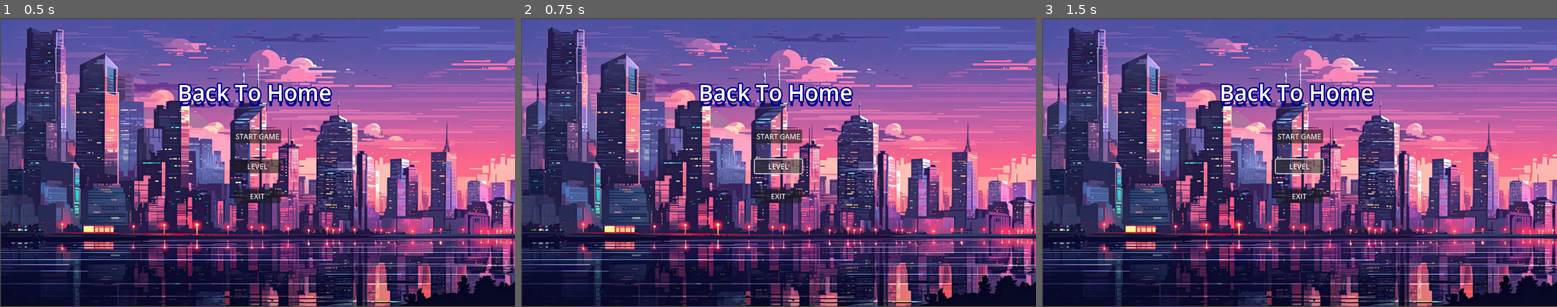
Above: before the commit, frames 1-3 (left to right).
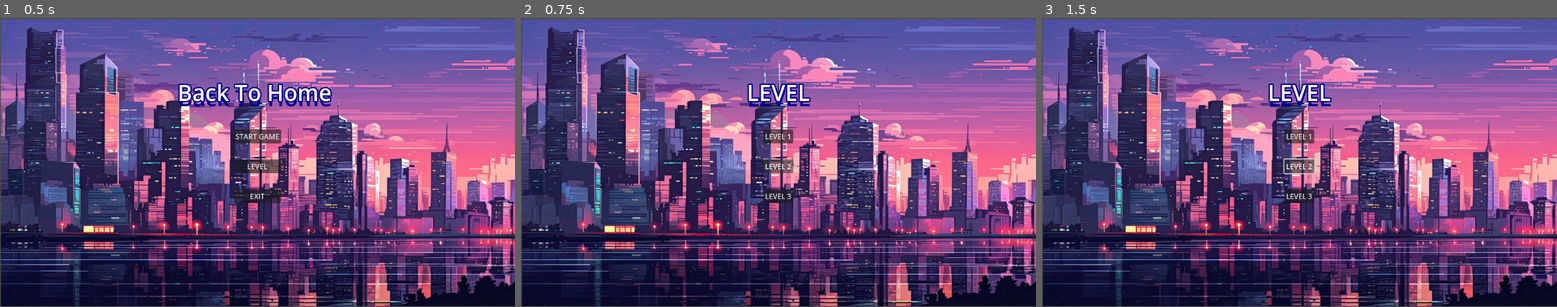
Above: after the commit, the same moments.

Repository: Muskinator/BackToHome
Game: Godot game, scene res://Scene/main_menu.tscn
Two runs of this game, one before a commit and one after it. Both use one fixed random seed, a clock stepped at 60 frames per second and the inputs below.
Inputs:
- Up to frame 1 (0.5 s): no input
- Up to frame 2 (0.75 s): click "LEVEL" at 0.5 s
- Up to frame 3 (1.5 s): click "LEVEL" (after the commit: "LEVEL 2") at 1.25 s

Frame 1 is identical in both runs. In frame 2, 2.3% of the frame differs, in the area x 34-65%, y 22-65%; in frame 3, 2.3%.

Commit message:
main level

Diff:
--- /dev/null
+++ b/Scene/main_level.tscn
@@ -0,0 +1,94 @@
+[gd_scene load_steps=3 format=3 uid="uid://d14763eeahkyr"]
+
+[ext_resource type="Texture2D" uid="uid://rp21pn48hup8" path="res://Background LVL/Lvl0.webp" id="1_pykdn"]
+
+[sub_resource type="SystemFont" id="SystemFont_rqwya"]
+font_names = PackedStringArray("Impact")
+
+[node name="main_level" type="Control"]
+layout_mode = 3
+anchors_preset = 15
+anchor_right = 1.0
+anchor_bottom = 1.0
+grow_horizontal = 2
+grow_vertical = 2
+
+[node name="TextureRect" type="TextureRect" parent="."]
+layout_mode = 1
+anchors_preset = 15
+anchor_right = 1.0
+anchor_bottom = 1.0
+offset_left = 2.0
+offset_top = 3.0
+offset_right = 7.0
+offset_bottom = -2.0
+grow_horizontal = 2
+grow_vertical = 2
+texture = ExtResource("1_pykdn")
+expand_mode = 1
+
+[node name="MarginContainer" type="MarginContainer" parent="."]
+layout_mode = 1
+anchors_preset = 15
+anchor_right = 1.0
+anchor_bottom = 1.0
+grow_horizontal = 2
+grow_vertical = 2
+theme_override_constants/margin_left = 12
+theme_override_constants/margin_top = 12
+theme_override_constants/margin_right = 12
+theme_override_constants/margin_bottom = 12
+
+[node name="VBoxContainer" type="VBoxContainer" parent="MarginContainer"]
+layout_mode = 2
+theme_override_constants/separation = 120
+
+[node name="séparation" type="Control" parent="MarginContainer/VBoxContainer"]
+layout_mode = 2
+
+[node name="Label" type="Label" parent="MarginContainer/VBoxContainer"]
+texture_filter = 1
+layout_mode = 2
+theme_override_colors/font_shadow_color = Color(0, 0, 0.568627, 1)
+theme_override_colors/font_outline_color = Color(0, 0, 0.568627, 1)
+theme_override_constants/shadow_offset_y = 12
+theme_override_constants/outline_size = 12
+theme_override_constants/shadow_outline_size = 0
+theme_override_fonts/font = SubResource("SystemFont_rqwya")
+theme_override_font_sizes/font_size = 50
+text = "LEVEL"
+horizontal_alignment = 1
+vertical_alignment = 1
+
+[node name="HBoxContainer" type="HBoxContainer" parent="MarginContainer"]
+layout_mode = 2
+alignment = 1
+
+[node name="VBoxContainer" type="VBoxContainer" parent="MarginContainer/HBoxContainer"]
+layout_mode = 2
+theme_override_constants/separation = 18
+alignment = 1
+
+[node name="séparation2" type="Control" parent="MarginContainer/HBoxContainer/VBoxContainer"]
+layout_mode = 2
+
+[node name="Button_Start" type="Button" parent="MarginContainer/HBoxContainer/VBoxContainer"]
+texture_filter = 1
+layout_mode = 2
+text = "LEVEL 1"
+
+[node name="séparation" type="Control" parent="MarginContainer/HBoxContainer/VBoxContainer"]
+layout_mode = 2
+
+[node name="Button_lvl" type="Button" parent="MarginContainer/HBoxContainer/VBoxContainer"]
+texture_filter = 1
+layout_mode = 2
+text = "LEVEL 2"
+
+[node name="séparation3" type="Control" parent="MarginContainer/HBoxContainer/VBoxContainer"]
+layout_mode = 2
+
+[node name="Button_Exit" type="Button" parent="MarginContainer/HBoxContainer/VBoxContainer"]
+texture_filter = 1
+layout_mode = 2
+text = "LEVEL 3"
--- a/Scene/main_menu.gd
+++ b/Scene/main_menu.gd
@@ -5,13 +5,19 @@
 @onready var button_lvl = $MarginContainer/HBoxContainer/VBoxContainer/Button_lvl as Button
 @onready var button_exit = $MarginContainer/HBoxContainer/VBoxContainer/Button_Exit as Button
 @onready var start_level = preload("res://Scene/Lvl1.tscn") as PackedScene
+const main_level = preload("res://Scene/main_level.tscn") as PackedScene
 
 func _ready():
 	button_start.button_down.connect(on_start_press)
 	button_exit.button_down.connect(on_exit_press)
+	button_lvl.button_down.connect(on_level_press)
+
 
 func on_start_press() -> void:
 	get_tree().change_scene_to_packed(start_level)
 
+func on_level_press() -> void:
+	get_tree().change_scene_to_packed(main_level)
+
 func on_exit_press() -> void:
 	get_tree().quit()
